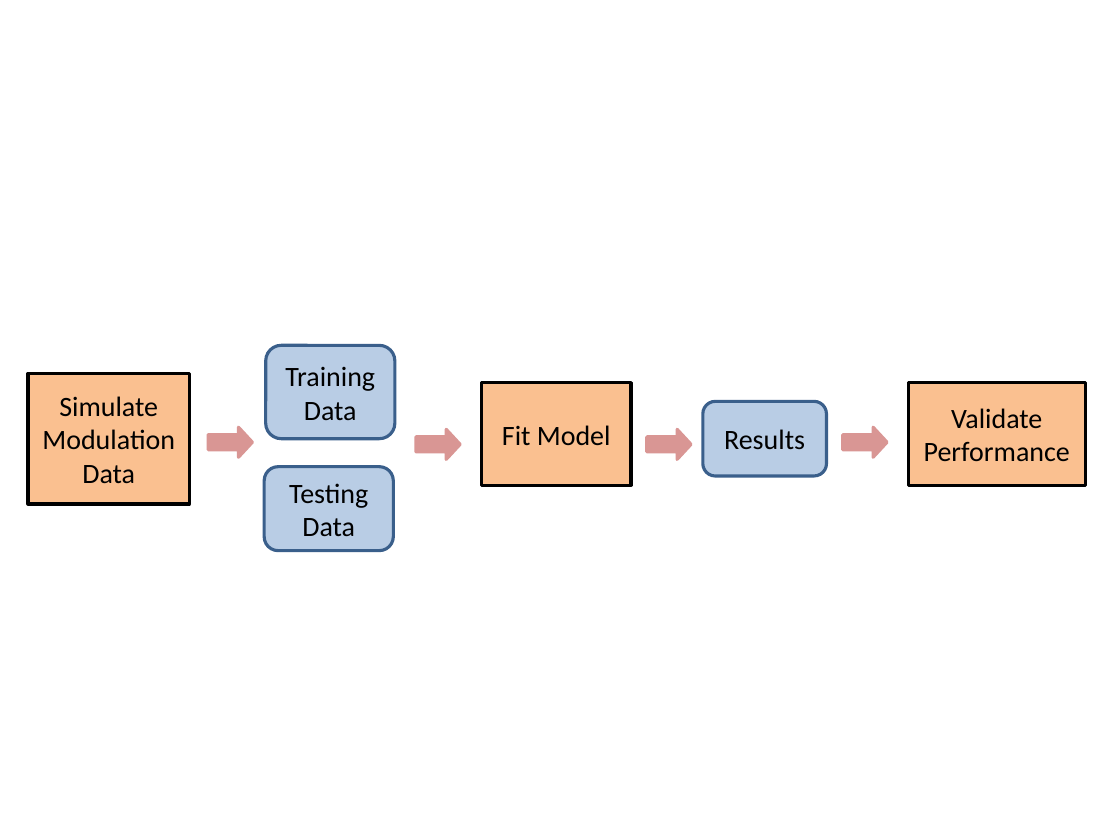
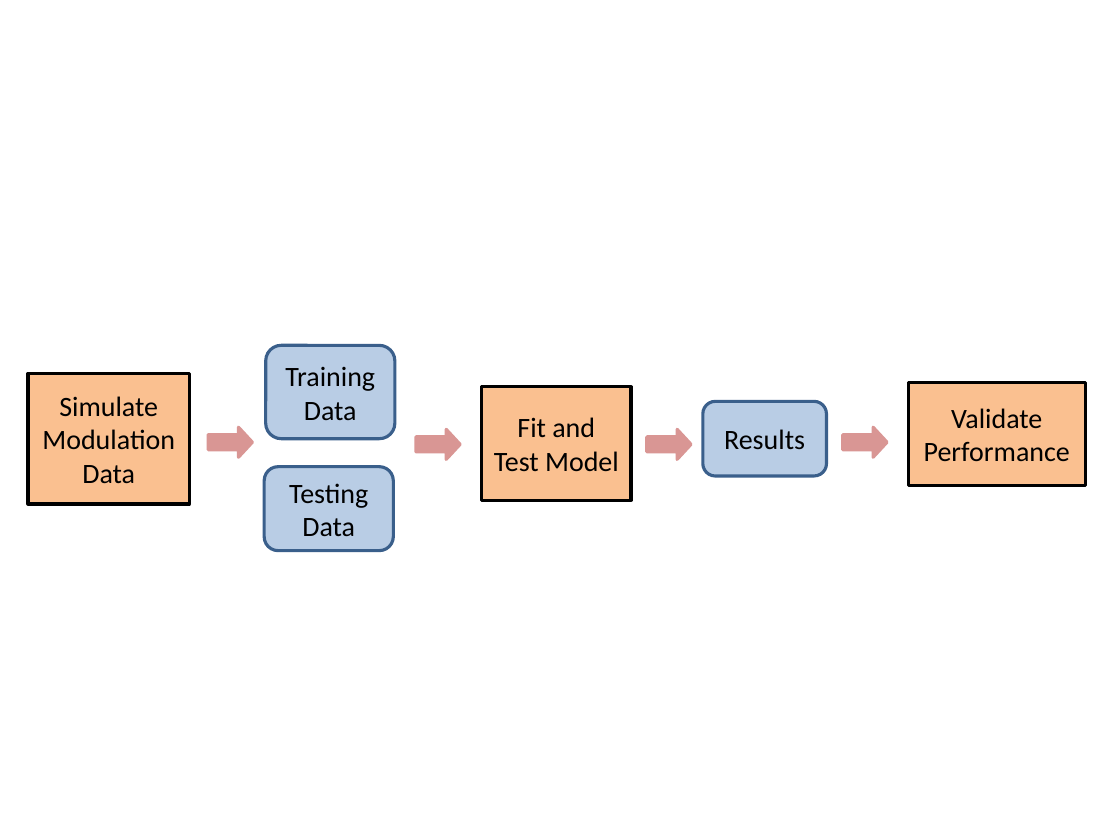
Before and after one commit to msalibian/MSC_Project, a slide deck: slide 1 of visualizations/flow-bigPicture.pptx. Drawn at 1120x840 pixels with LibreOffice and Linux fonts; fonts in the diff are those of the drawing. Boxes give left, top, right and bottom in pixels: in the first picture for what was removed or moved away, otherwise in the second. Text is boxed around its words. In the diff, an @@ line names an element or a change of style, - is before the commit and + after.

```diff
--- a/visualizations/flow-bigPicture.pptx
+++ b/visualizations/flow-bigPicture.pptx
@@ rectangle "Fit and Test Model": place and size @@
-rectangle "Fit and Test Model" at (482, 383, 631, 486)
+rectangle "Fit and Test Model" at (482, 386, 631, 500)
@@ text in rectangle at (494, 417, 619, 472): text changed @@
-Fit Model
+Fit and Test Model
```
Also in this commit, not shown: 1 other file.
